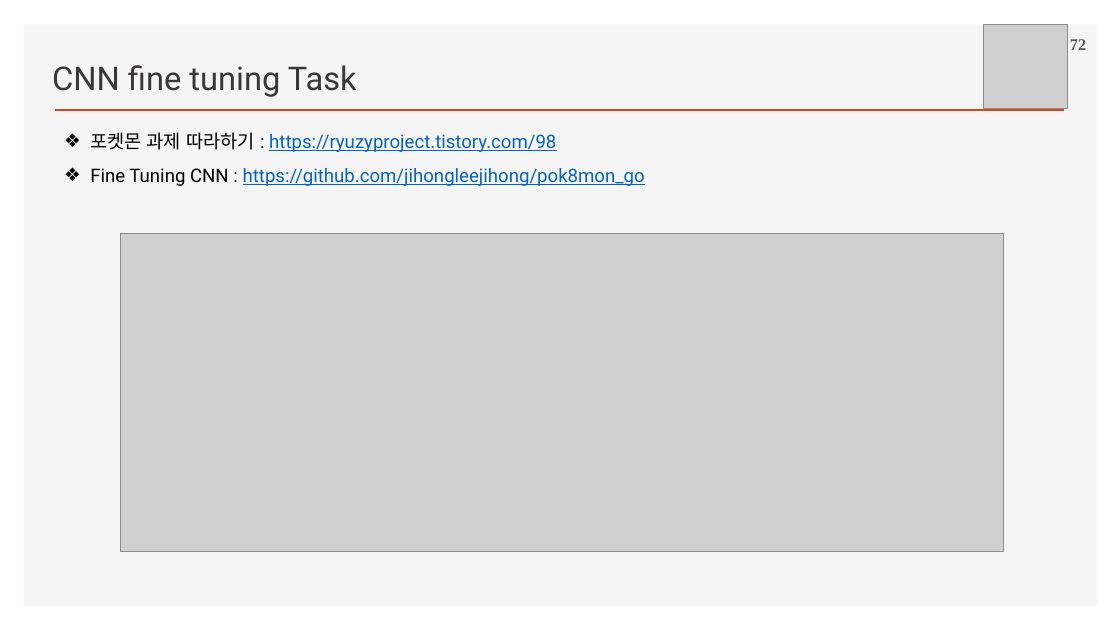
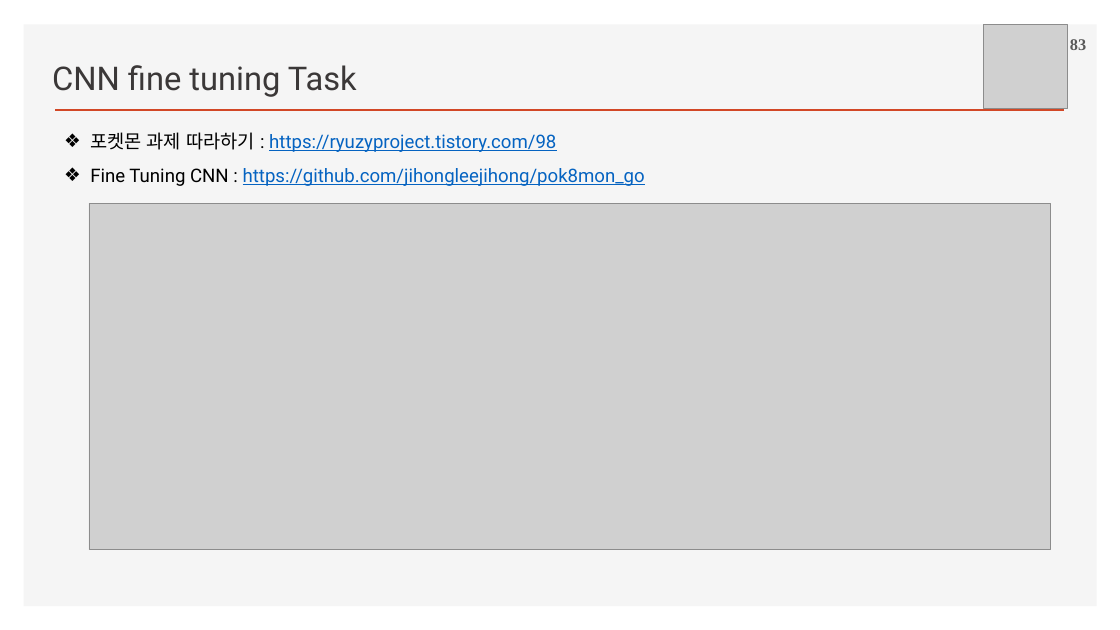
Before and after one commit to ancestor9/2026_Fall_Deep-Learning-with-Python, a slide deck: slide 83 of Chapter 08 Image Classification.pptx (slide 72 before the commit). Drawn at 1120x630 pixels with LibreOffice and Linux fonts; fonts in the diff are those of the drawing; grey boxes stand for pictures; background and template pictures are left out. Boxes give left, top, right and bottom in pixels: in the first picture for what was removed or moved away, otherwise in the second. Text is boxed around its words. In the diff, an @@ line names an element or a change of style, - is before the commit and + after.

```diff
--- a/Chapter 08 Image Classification.pptx
+++ b/Chapter 08 Image Classification.pptx
@@ page number at box(1070, 39, 1086, 50): text changed @@
-72
+83
@@ picture: place and size @@
-picture at box(120, 234, 1003, 552)
+picture at box(89, 203, 1051, 549)
```
Also in this commit, not shown: 5 other slides changed, 1 slide added, 6 slides removed.
